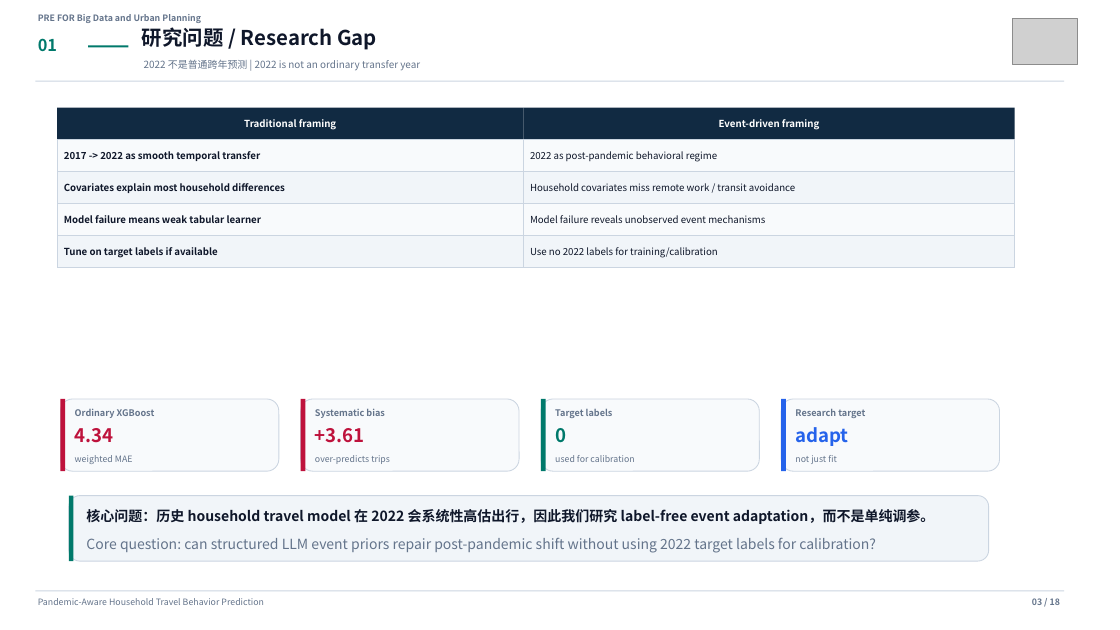
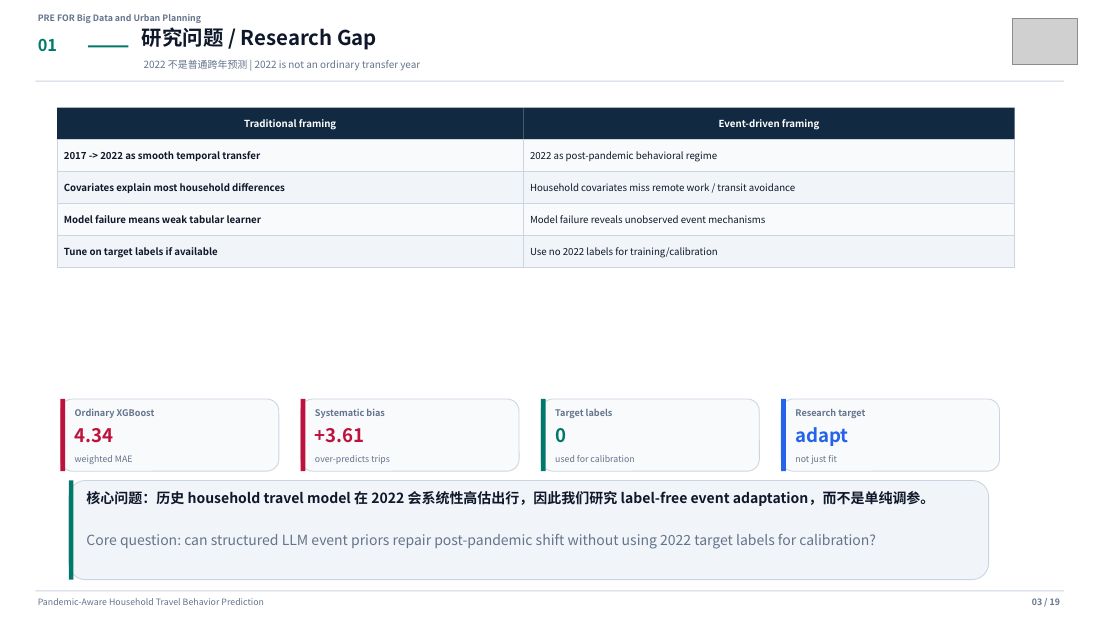
Before and after one commit to Lrving-code/NHTS-Travel-Prediction, a slide deck: slide 3 of outputs/final_project/NHTS_Travel_Behavior_Template_Presentation.pptx. Drawn at 1120x630 pixels with LibreOffice and Linux fonts; fonts in the diff are those of the drawing; grey boxes stand for pictures. Boxes give left, top, right and bottom in pixels: in the first picture for what was removed or moved away, otherwise in the second. Text is boxed around its words. In the diff, an @@ line names an element or a change of style, - is before the commit and + after.

```diff
--- a/outputs/final_project/NHTS_Travel_Behavior_Template_Presentation.pptx
+++ b/outputs/final_project/NHTS_Travel_Behavior_Template_Presentation.pptx
@@ rounded rectangle: place and size @@
-rounded rectangle at [69,496,989,561]
+rounded rectangle at [69,481,989,580]
@@ rectangle: place and size @@
-rectangle at [69,496,74,561]
+rectangle at [69,481,74,580]
@@ text "核心问题：历史 household travel model 在 ..." at [86,491,935,506]: vertical alignment middle to top @@
@@ text "核心问题：历史 household travel model 在 ...": place and size @@
-text "核心问题：历史 household travel model 在 ..." at [86,509,935,524]
+text "核心问题：历史 household travel model 在 ..." at [86,491,935,506]
@@ text "Core question: can structured LLM ..." at [86,534,876,549]: vertical alignment middle to top @@
```
Also in this commit, not shown: 16 other slides changed, 2 slides added, 1 slide removed, 9 other files.
